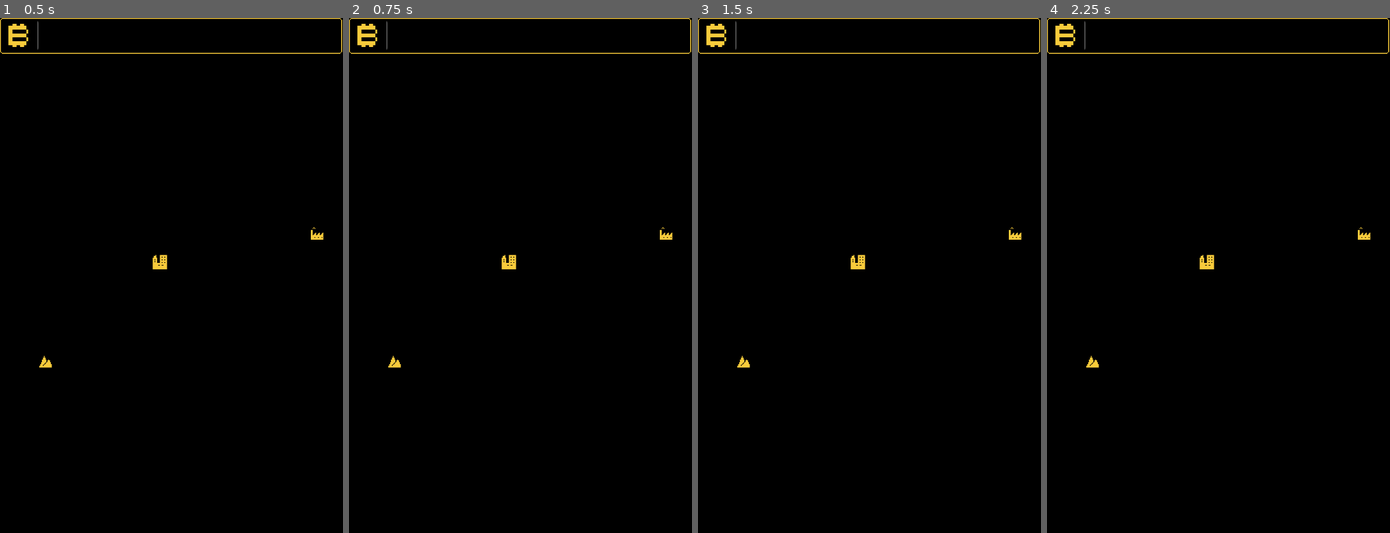
Above: before the commit, frames 1-4 (left to right).
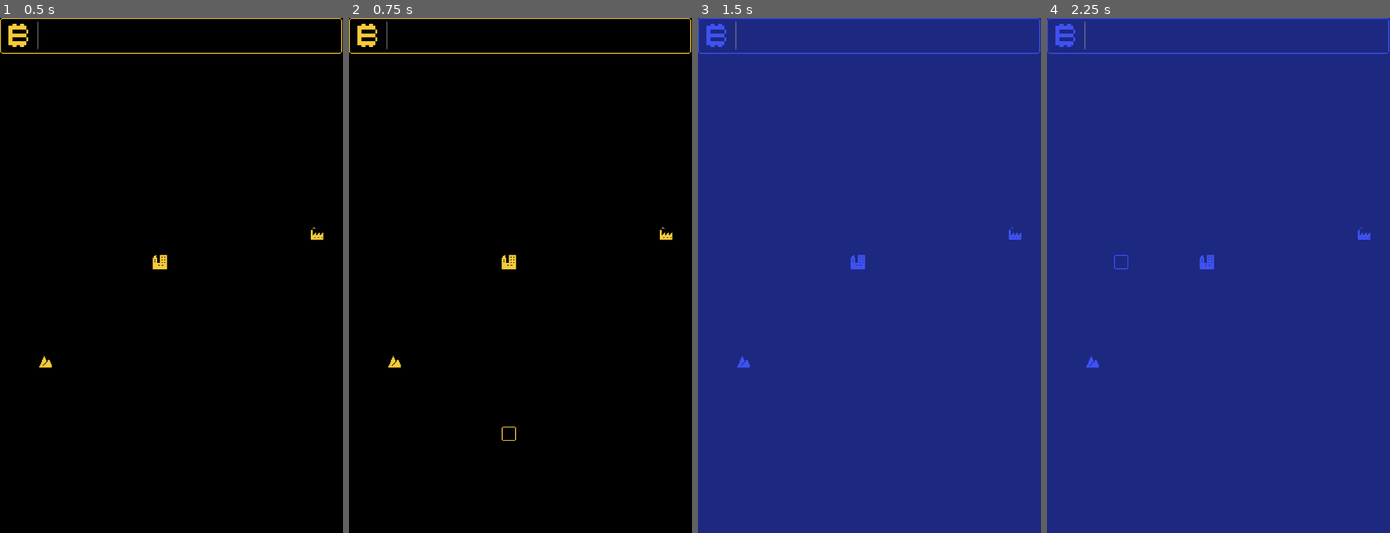
Above: after the commit, the same moments.

Repository: MightyPossum/feed-the-town
Game: Godot game, scene res://Assets/Scenes/map.tscn
The game is run twice, just before and just after one commit, with the same random seed, the same clock (stepped at 60 frames per second) and the same inputs.
Inputs (mouse positions are in pixels of both pictures, inside the frame that each line leads up to):
- Up to frame 1 (0.5 s): no input
- Up to frame 2 (0.75 s): tap Enter at 0.5 s; move the mouse to (595, 249) at 0.52 s; hold D (right) from 0.53 s (still down); click (595, 249) at 0.6 s
- Up to frame 3 (1.5 s): tap Space at 1.25 s; move the mouse to (800, 301) at 1.27 s; release D (right) at 1.28 s; hold S (down) from 1.28 s (still down); tap O (change_color) at 1.35 s
- Up to frame 4 (2.25 s): click (1149, 301) at 1.55 s; tap Enter at 2 s; move the mouse to (1252, 162) at 2.02 s; release S (down) at 2.03 s; hold D (right) from 2.03 s (still down); click (1252, 162) at 2.1 s

Frame 1 is identical in both runs. In frame 2, less than 0.1% of the frame differs, in the area x 44-49%, y 79-83%; in frame 3, 100%, in the area x 0-100%, y 0-100%; in frame 4, 100%.
Error before the commit: Parse Error: Invalid argument for "set_cell()" function: argument 4 should be "Vector2i" but is "Array". (res://Assets/Scripts/map.gd:132)

Commit message:
Fixed merge issue

Diff:
--- a/Assets/Scripts/map.gd
+++ b/Assets/Scripts/map.gd
@@ -129,7 +129,7 @@
 			return
 		sfx_player.stream = SFX[1]
 		sfx_player.play()
-		set_cell(built_layer, tile_coords, color, selected_tile, tile_rotation())
+		set_cell(built_layer, tile_coords, color, selected_tile[3], tile_rotation())
 
 	selected_tile[3] = tile_coords
 	%PathHandler.calculate_paths(selected_tile)
